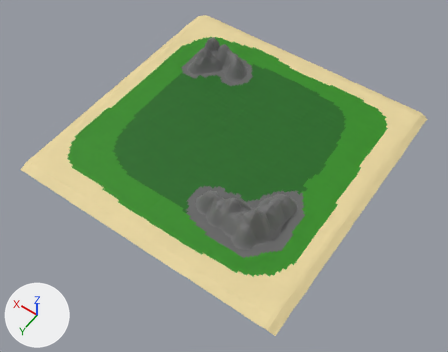
One commit to the FBX model RTSmeetsTowerDefense/Assets/Meshes/Environment/terrain.fbx: the scene before it, then after it.
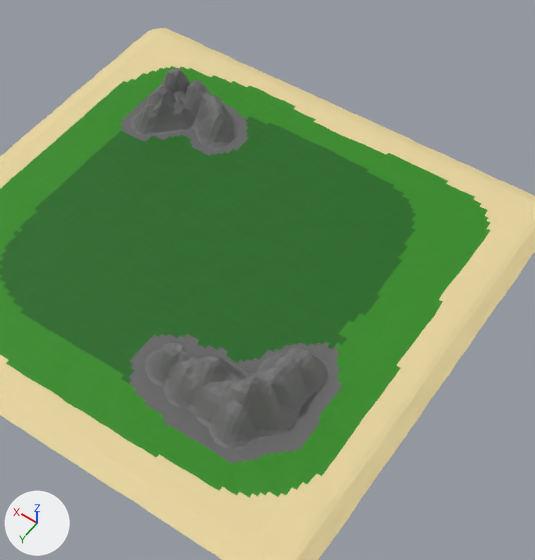
There are two pictures of each version: one whole from a camera (50 mm lens) standing at (-158.0, 229.0, 316.0) and looking at (-10.0, 22.0, -10.0), one close up on the part from 26% to 92% of the width and 0% to 88% of the height. The lights are fixed; the arrows at lower left show +X, +Y and +Z. Where no turn or scale is listed for an object, it has been applied to the vertices.

Objects in the first close-up: 'Hill1', 'Hill2', 'Terrain'.
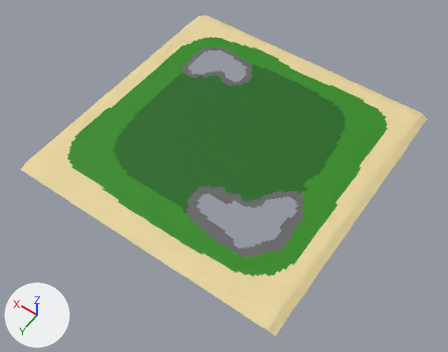
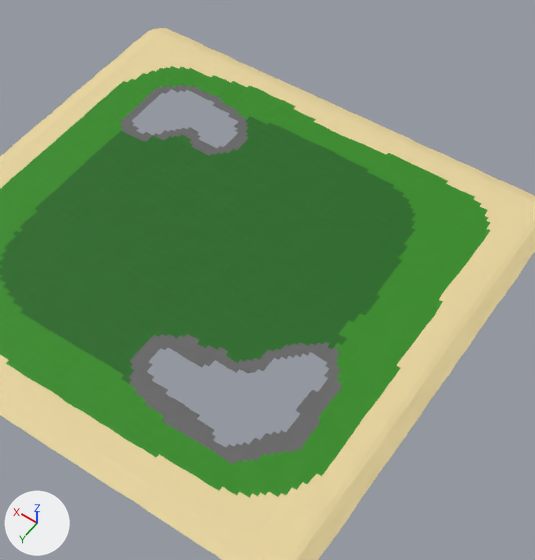
Where the newer file only moved an object's origin or applied its transform, the numbers keep the older frame.

What differs and where, as boxes (x1, y1, x2, y2) in the close-ups (535 x 560 px):
'Hill2', deleted: before (145, 343, 330, 449)
'Hill1', deleted: before (130, 68, 240, 150)

What the commit changed:
Object 'Hill1' (ob_hill1) is deleted.
Object 'Hill2' (ob_hill2) is deleted.
